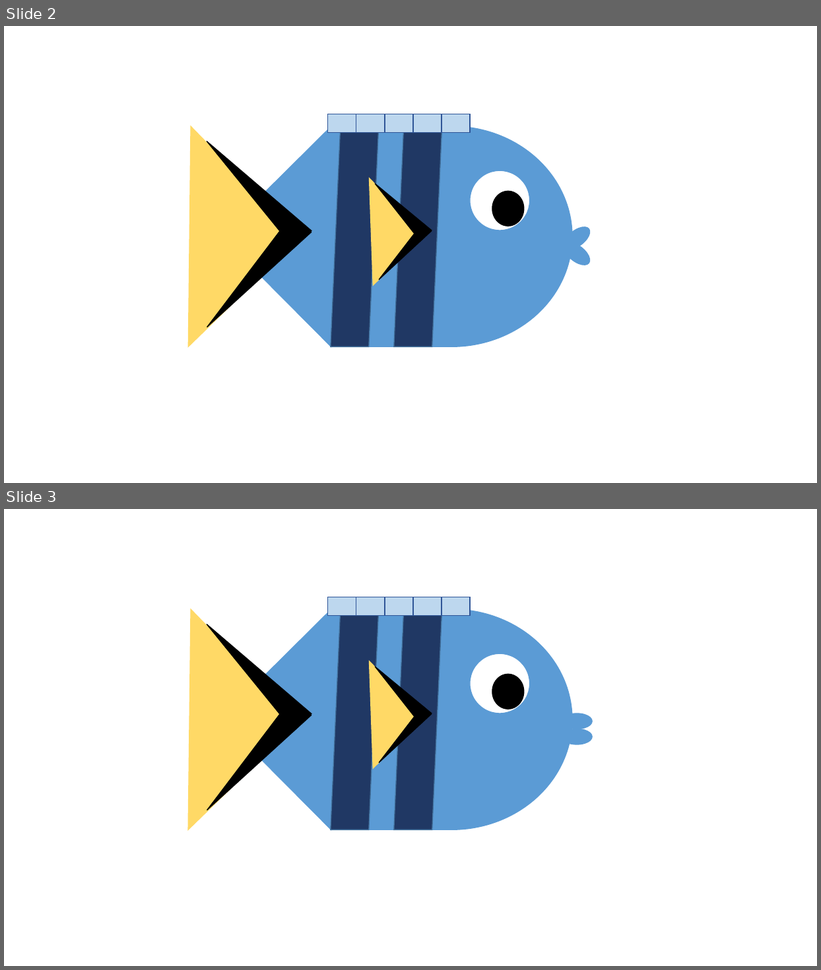
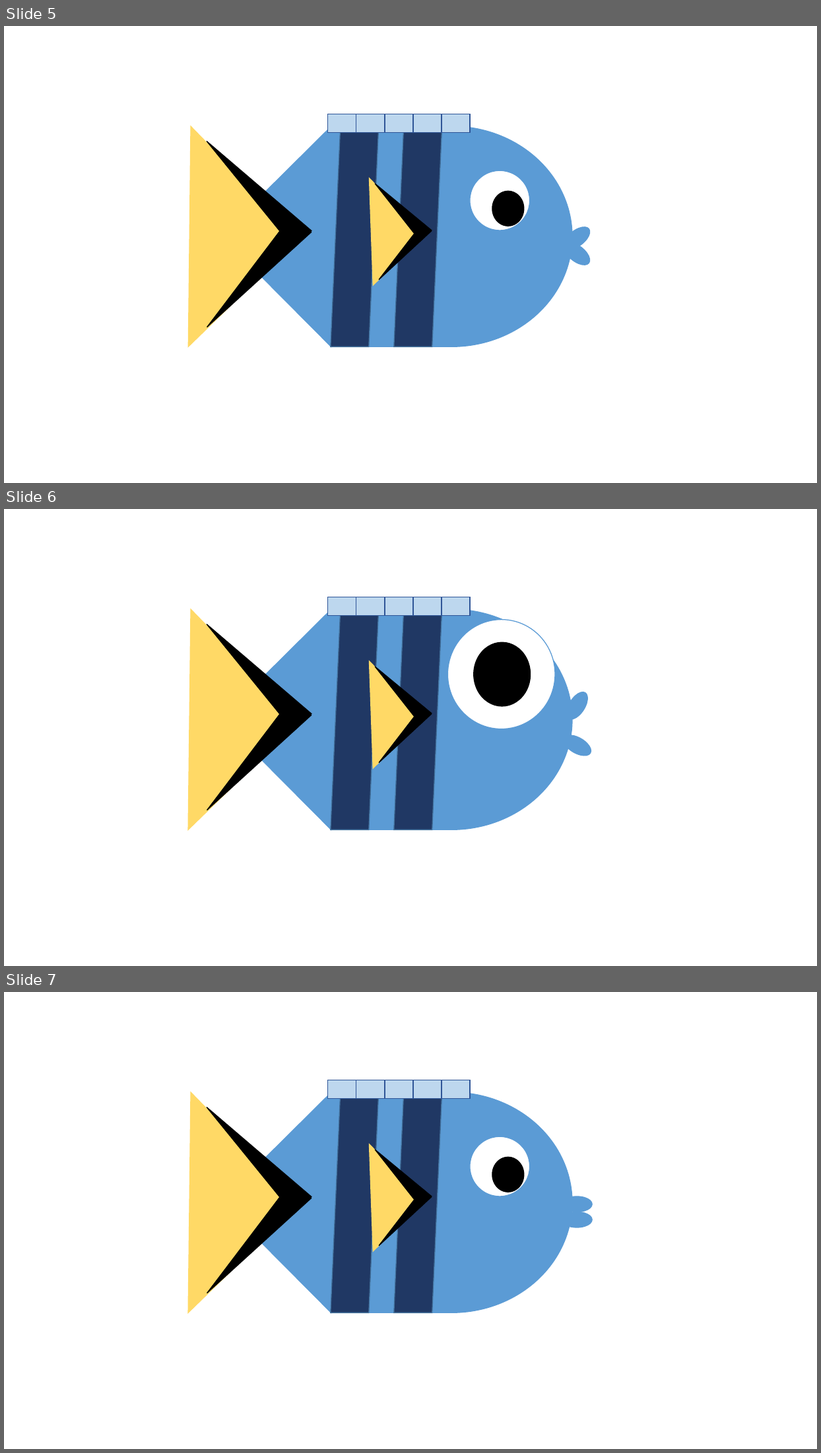
Before and after one commit to hailey-K/MonoGame-Flappy-Fish-, a slide deck: FlappyFish/image.pptx. Shown one above the other, each under a label of ours: slides 2 and 3 before the commit, slides 5, 6 and 7 after it. The pictures are 821x970 and 821x1453 pixels, drawn with LibreOffice and Linux fonts; fonts in the diff are those of the drawing. Boxes give left, top, right and bottom in pixels: in the first picture for what was removed or moved away, otherwise in the second. Text is boxed around its words. In the diff, an @@ line names an element or a change of style, - is before the commit and + after.

```diff
--- a/FlappyFish/image.pptx
+++ b/FlappyFish/image.pptx
@@ slide 6 added at <box>4,509,817,966</box>, background #FFFFFF @@
@@ rectangle added at <box>328,597,356,615</box>, fill #BDD7EE, outline #2F5597 1 pt @@
@@ rectangle added at <box>356,597,385,615</box>, fill #BDD7EE, outline #2F5597 1 pt @@
@@ rectangle added at <box>385,597,413,615</box>, fill #BDD7EE, outline #2F5597 1 pt @@
@@ rectangle added at <box>413,597,442,615</box>, fill #BDD7EE, outline #2F5597 1 pt @@
@@ rectangle added at <box>442,597,470,615</box>, fill #BDD7EE, outline #2F5597 1 pt @@
@@ right triangle added at <box>79,609,300,830</box>, fill #FFD966, outline #FFD966 1 pt @@
@@ triangle added at <box>198,615,312,731</box>, fill #000000, outline #000000 1 pt @@
@@ right triangle added at <box>220,609,441,830</box>, fill #5B9BD5, outline #5B9BD5 1 pt @@
@@ flow chart delay added at <box>331,609,572,830</box>, fill #5B9BD5, outline #5B9BD5 1 pt @@
@@ flow chart input output added at <box>331,616,378,830</box>, fill #203864, outline #43739E 1 pt @@
@@ flow chart input output added at <box>394,616,442,830</box>, fill #203864, outline #43739E 1 pt @@
@@ ellipse added at <box>448,619,556,729</box>, fill #FFFFFF, outline #5B9BD5 1 pt @@
@@ ellipse added at <box>474,642,531,706</box>, fill #000000, outline #000000 1 pt @@
@@ right triangle added at <box>318,661,424,768</box>, fill #FFD966, outline #FFD966 1 pt @@
@@ triangle added at <box>369,661,432,725</box>, fill #000000, outline #000000 1 pt @@
@@ triangle added at <box>197,698,311,819</box>, fill #000000, outline #000000 1 pt @@
@@ triangle added at <box>374,706,432,767</box>, fill #000000, outline #000000 1 pt @@
@@ ellipse added at <box>563,689,592,723</box>, fill #5B9BD5, outline #5B9BD5 1 pt @@
@@ ellipse added at <box>560,731,595,760</box>, fill #5B9BD5, outline #5B9BD5 1 pt @@
@@ what was slide 2 is now slide 5 @@
@@ what was slide 3 is now slide 7 @@
```
Also in this commit, not shown: 7 other slides added, 1 slide removed, 41 other files.
